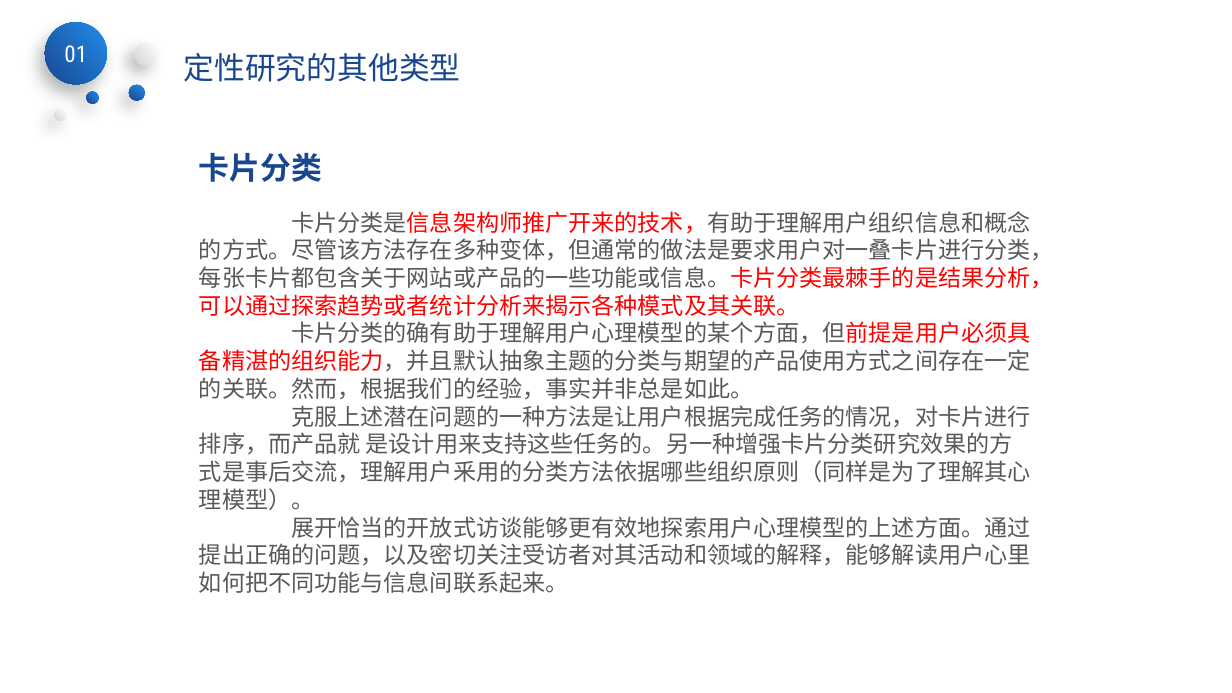
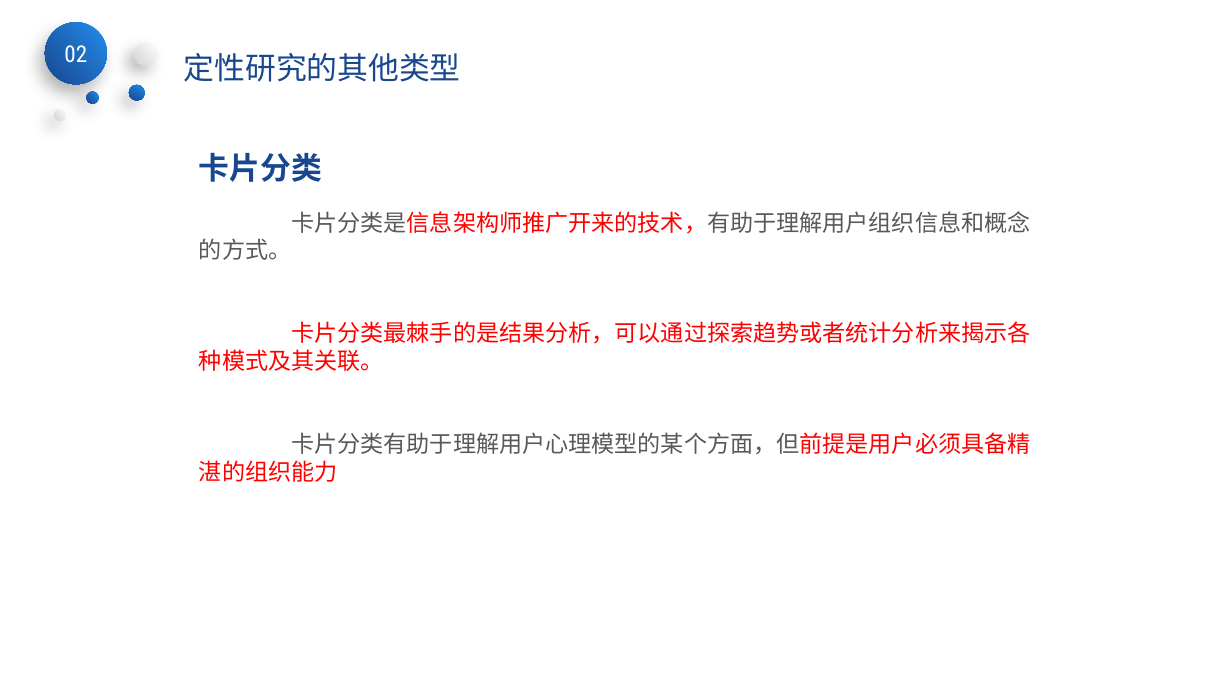
Before and after one commit to SarielX98/PRD2018G14, a slide deck: slide 26 of 受控文档/PPT/PRD2018-G14-界面原型.pptx (slide 14 before the commit). Drawn at 1232x693 pixels with LibreOffice and Linux fonts; fonts in the diff are those of the drawing; background and template pictures are left out. Boxes give left, top, right and bottom in pixels: in the first picture for what was removed or moved away, otherwise in the second. Text is boxed around its words. In the diff, an @@ line names an element or a change of style, - is before the commit and + after.

```diff
--- a/受控文档/PPT/PRD2018-G14-界面原型.pptx
+++ b/受控文档/PPT/PRD2018-G14-界面原型.pptx
@@ text in ellipse at [64,45,87,62]: text changed @@
-01
+02
@@ text at [199,211,1030,482]: text changed; text colour #595959 to #FF0000 @@
-卡片分类是信息架构师推广开来的技术，有助于理解用户组织信息和概念的方式。尽管该方法存在多种变体，但通常的做法是要求用户对一叠卡片进行分类，每张卡片都包含关于网站或产品的一些功能或信息。卡片分类最棘手的是结果分析，可以通过探索趋势或者统计分析来揭示各种模式及其关联。
-卡片分类的确有助于理解用户心理模型的某个方面，但前提是用户必须具备精湛的组织能力，并且默认抽象主题的分类与期望的产品使用方式之间存在一定的关联。然而，根据我们的经验，事实并非总是如此。
-克服上述潜在问题的一种方法是让用户根据完成任务的情况，对卡片进行排序，而产品就 是设计用来支持这些任务的。另一种增强卡片分类研究效果的方式是事后交流，理解用户釆用的分类方法依据哪些组织原则（同样是为了理解其心理模型）。
-展开恰当的开放式访谈能够更有效地探索用户心理模型的上述方面。通过提出正确的问题，以及密切关注受访者对其活动和领域的解释，能够解读用户心里如何把不同功能与信息间联系起来。
+卡片分类是信息架构师推广开来的技术，有助于理解用户组织信息和概念的方式。
+卡片分类最棘手的是结果分析，可以通过探索趋势或者统计分析来揭示各种模式及其关联。
+卡片分类有助于理解用户心理模型的某个方面，但前提是用户必须具备精湛的组织能力
```
Also in this commit, not shown: 18 other slides changed, 24 slides added, 31 slides removed.
